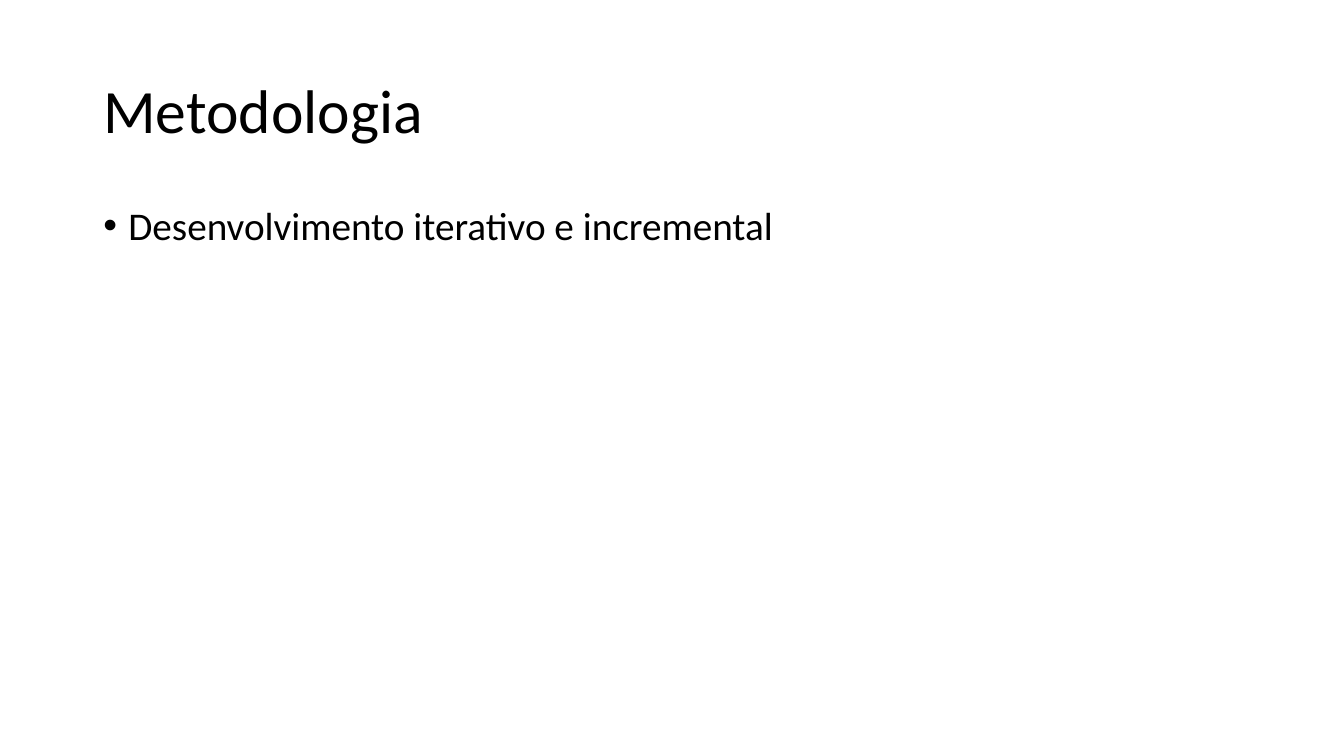
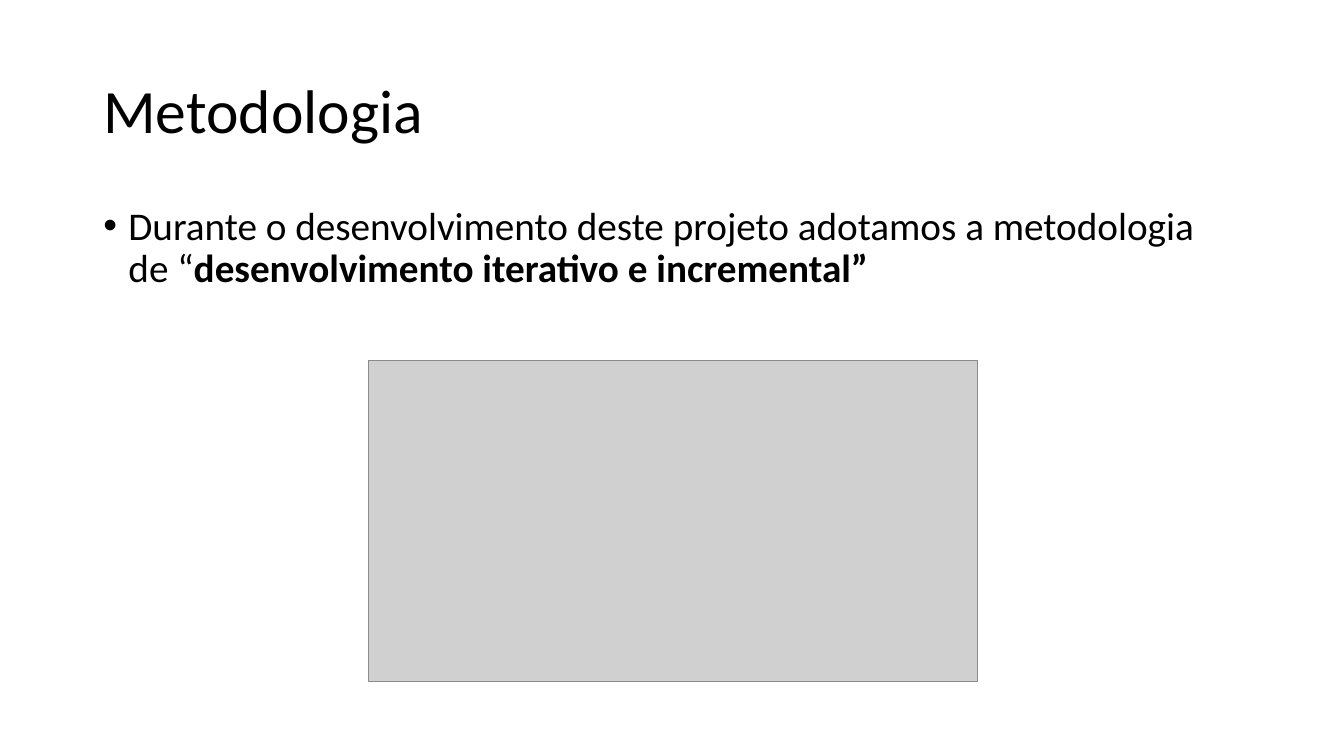
Before and after one commit to xQsme/RLP_Qt, a slide deck: slide 10 of powerpoint_defesa.pptx (slide 9 before the commit). Drawn at 1344x756 pixels with LibreOffice and Linux fonts; fonts in the diff are those of the drawing; grey boxes stand for pictures. Boxes give left, top, right and bottom in pixels: in the first picture for what was removed or moved away, otherwise in the second. Text is boxed around its words. In the diff, an @@ line names an element or a change of style, - is before the commit and + after.

Commit message:
ppt update

```diff
--- a/powerpoint_defesa.pptx
+++ b/powerpoint_defesa.pptx
@@ text at box(128, 212, 1194, 283): text changed @@
-• Desenvolvimento iterativo e incremental
+• Durante o desenvolvimento deste projeto adotamos a metodologia de “desenvolvimento iterativo e incremental”
@@ picture added at box(368, 361, 977, 682) @@
```
Also in this commit, not shown: 3 other slides changed, 2 slides added, 1 slide removed.
